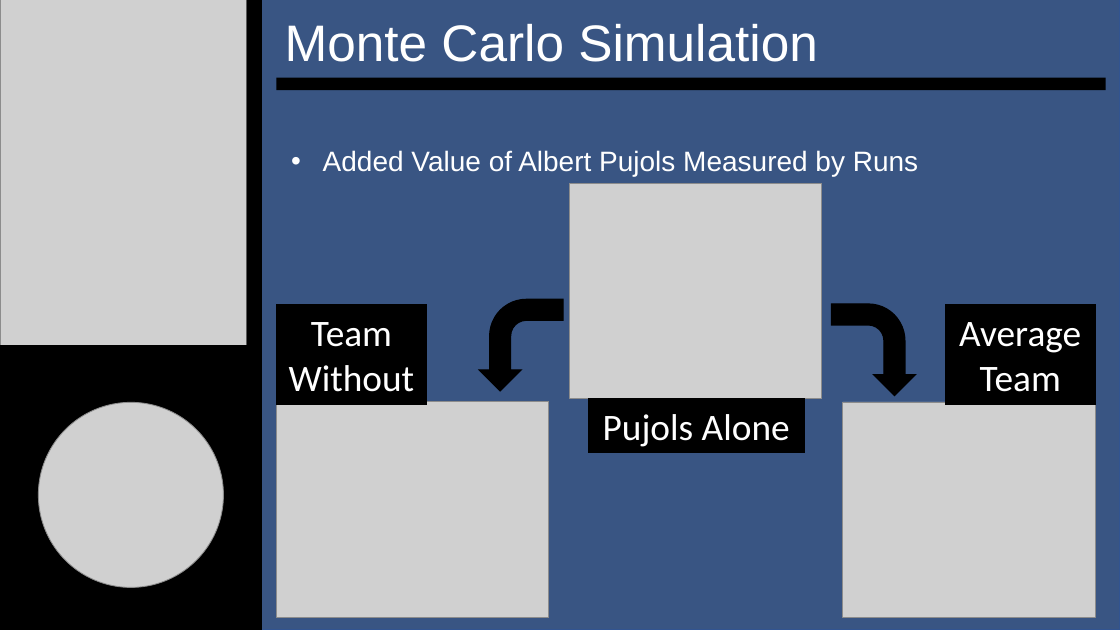
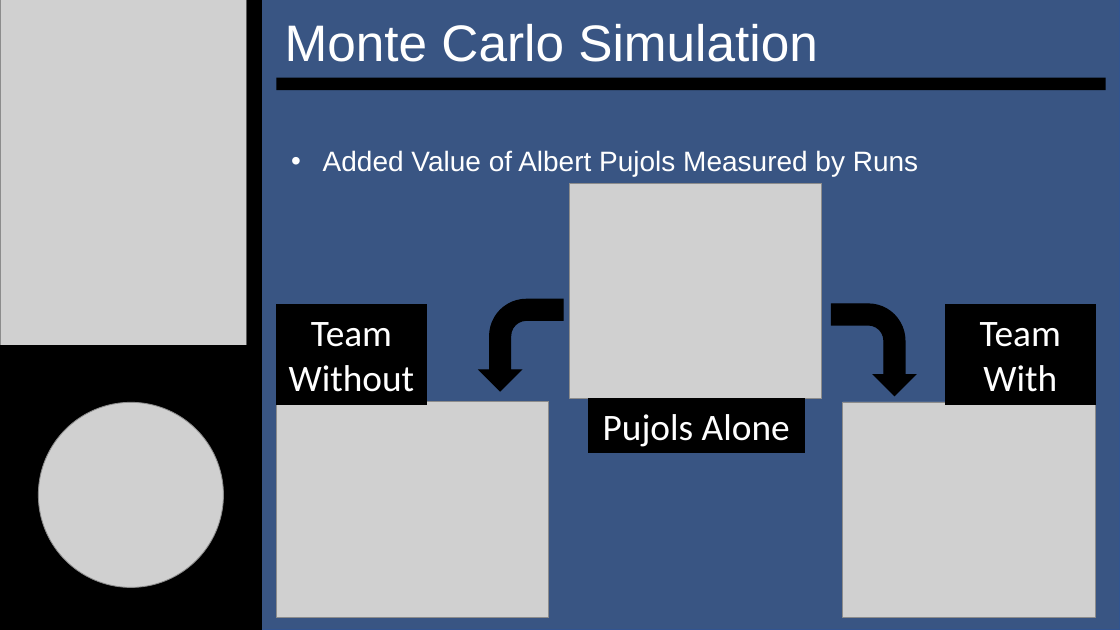
Before and after one commit to SuperMarioGiacomazzo/STOR538_WEBSITE, a slide deck: slide 10 of Slides/Baseball 4/Baseball_4_Lecture.pptx. Drawn at 1120x630 pixels with LibreOffice and Linux fonts; fonts in the diff are those of the drawing; grey boxes stand for pictures. Boxes give left, top, right and bottom in pixels: in the first picture for what was removed or moved away, otherwise in the second. Text is boxed around its words. In the diff, an @@ line names an element or a change of style, - is before the commit and + after.

```diff
--- a/Slides/Baseball 4/Baseball_4_Lecture.pptx
+++ b/Slides/Baseball 4/Baseball_4_Lecture.pptx
@@ text in rectangle at (x1=959, y1=322, x2=1081, y2=353): paragraph removed @@
-Average
@@ text in rectangle at (x1=983, y1=365, x2=1057, y2=392): paragraph added @@
+With
```
Also in this commit, not shown: 3 other files.
